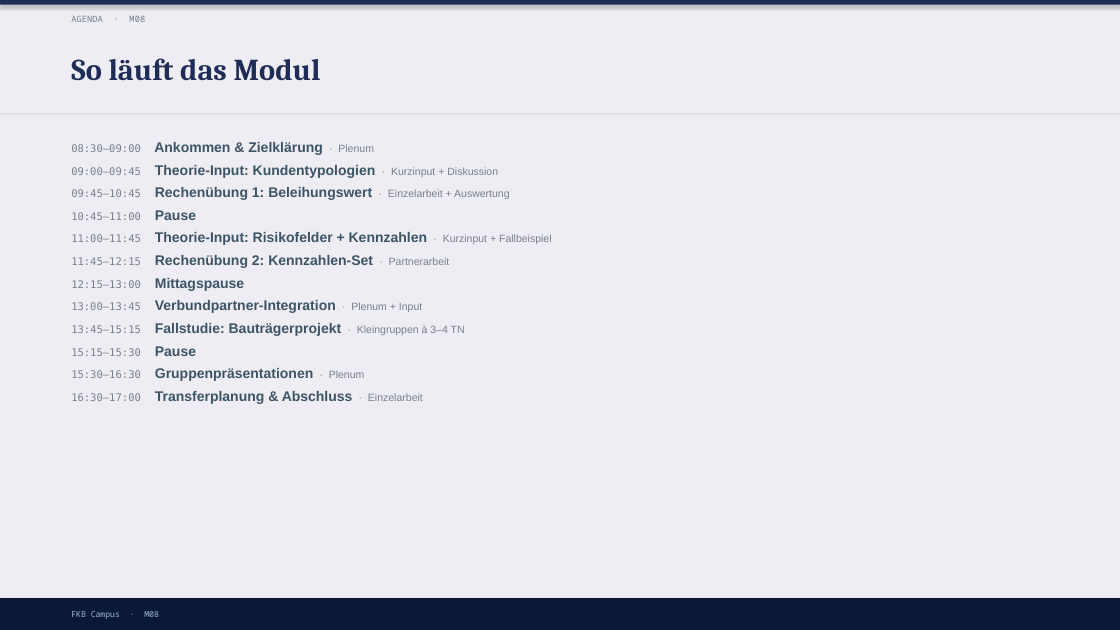
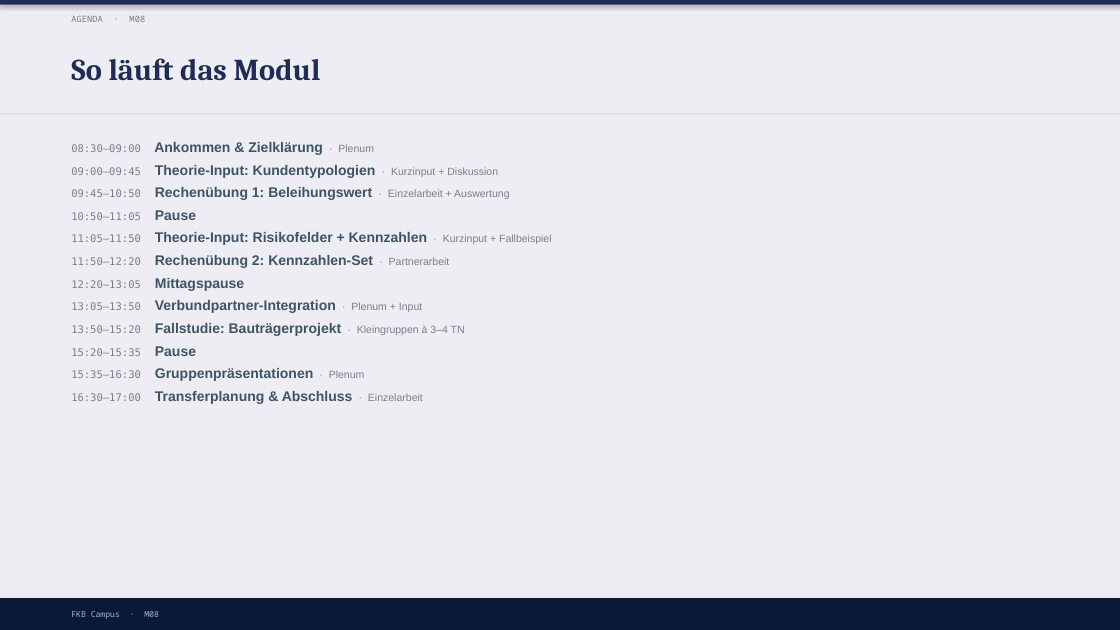
Before and after one commit to ck5rqc47pr-byte/firmenkundenakademie-online, a slide deck: slide 4 of protected-downloads/praesentation/M08.pptx. Drawn at 1120x630 pixels with LibreOffice and Linux fonts; fonts in the diff are those of the drawing. Boxes give left, top, right and bottom in pixels: in the first picture for what was removed or moved away, otherwise in the second. Text is boxed around its words. In the diff, an @@ line names an element or a change of style, - is before the commit and + after.

```diff
--- a/protected-downloads/praesentation/M08.pptx
+++ b/protected-downloads/praesentation/M08.pptx
@@ text at (71, 187, 552, 381): text changed @@
-09:45–10:45 Rechenübung 1: Beleihungswert · Einzelarbeit + Auswertung
-10:45–11:00 Pause
-11:00–11:45 Theorie-Input: Risikofelder + Kennzahlen · Kurzinput + Fallbeispiel
-11:45–12:15 Rechenübung 2: Kennzahlen-Set · Partnerarbeit
-12:15–13:00 Mittagspause
-13:00–13:45 Verbundpartner-Integration · Plenum + Input
-13:45–15:15 Fallstudie: Bauträgerprojekt · Kleingruppen à 3–4 TN
-15:15–15:30 Pause
-15:30–16:30 Gruppenpräsentationen · Plenum
+09:45–10:50 Rechenübung 1: Beleihungswert · Einzelarbeit + Auswertung
+10:50–11:05 Pause
+11:05–11:50 Theorie-Input: Risikofelder + Kennzahlen · Kurzinput + Fallbeispiel
+11:50–12:20 Rechenübung 2: Kennzahlen-Set · Partnerarbeit
+12:20–13:05 Mittagspause
+13:05–13:50 Verbundpartner-Integration · Plenum + Input
+13:50–15:20 Fallstudie: Bauträgerprojekt · Kleingruppen à 3–4 TN
+15:20–15:35 Pause
+15:35–16:30 Gruppenpräsentationen · Plenum
```
Also in this commit, not shown: 1 other slide changed, 2 other files.
